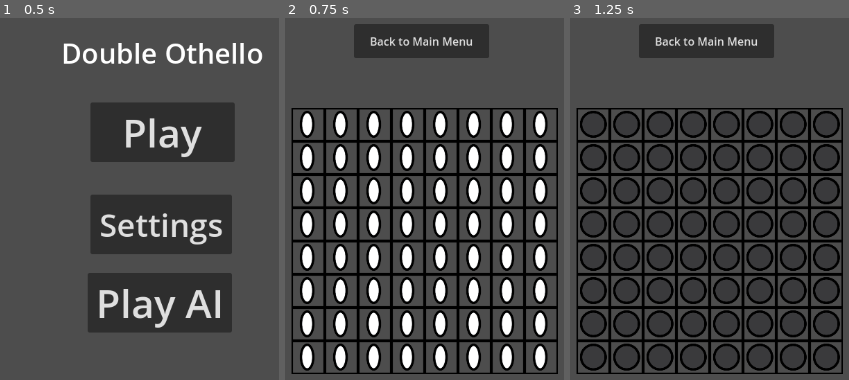
Above: before the commit, frames 1-3 (left to right).
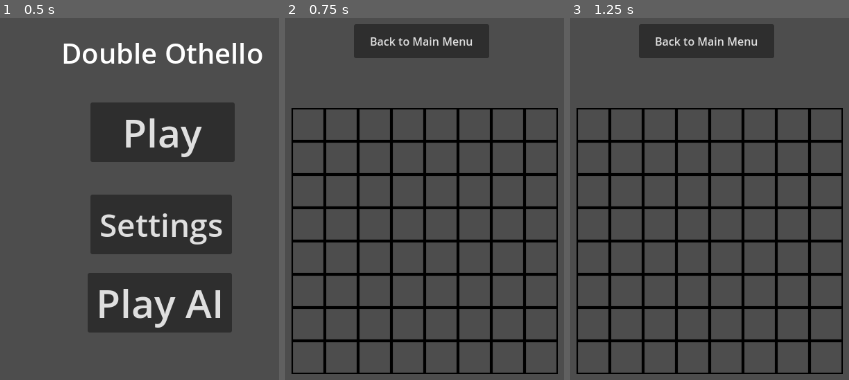
Above: after the commit, the same moments.

Repository: OGSteinglass/FinalProjectEPSGame
Game: Godot game, scene res://main_screen.tscn
Same seed, same stepped clock (60 frames per second), same inputs: the game is played once before the commit and once after it.
Inputs:
- Up to frame 1 (0.5 s): no input
- Up to frame 2 (0.75 s): click "Play" at 0.5 s
- Up to frame 3 (1.25 s): no input

Frame 1 is identical in both runs. In frame 2, 20% of the frame differs, in the area x 5-95%, y 25-98%; in frame 3, 15%.

Commit message:
added an empty animation on the tile

Diff:
--- a/godot_project/GameBoard.gd
+++ b/godot_project/GameBoard.gd
@@ -55,6 +55,7 @@
 	print("Black score: "+str(score(board,1)))
 	print("White score: "+str(score(board,2)))
 	print("\n\n")
+
 func move(color, x, y, board):
 	if is_legal_move(board, color, x,y):
 		board[y][x] = color
--- a/godot_project/game_tile.tscn
+++ b/godot_project/game_tile.tscn
@@ -1,6 +1,10 @@
-[gd_scene load_steps=9 format=3 uid="uid://b6gqkbpf8sq2v"]
+[gd_scene load_steps=10 format=3 uid="uid://b6gqkbpf8sq2v"]
 
 [ext_resource type="Texture2D" uid="uid://ctdty6407rtj4" path="res://Assets/Tile SpriteMap.png" id="1_tshsv"]
+
+[sub_resource type="AtlasTexture" id="AtlasTexture_v3300"]
+atlas = ExtResource("1_tshsv")
+region = Rect2(4, 100, 96, 96)
 
 [sub_resource type="AtlasTexture" id="AtlasTexture_fonos"]
 atlas = ExtResource("1_tshsv")
@@ -30,6 +34,14 @@
 animations = [{
 "frames": [{
 "duration": 1.0,
+"texture": SubResource("AtlasTexture_v3300")
+}],
+"loop": true,
+"name": &"empty",
+"speed": 5.0
+}, {
+"frames": [{
+"duration": 1.0,
 "texture": SubResource("AtlasTexture_fonos")
 }, {
 "duration": 1.0,
@@ -57,8 +69,8 @@
 [node name="AnimatedSprite2D" type="AnimatedSprite2D" parent="."]
 scale = Vector2(0.164225, 0.164225)
 sprite_frames = SubResource("SpriteFrames_aew02")
-animation = &"flip"
-autoplay = "flip"
+animation = &"empty"
+autoplay = "empty"
 
 [node name="Button" type="Button" parent="."]
 visible = false
